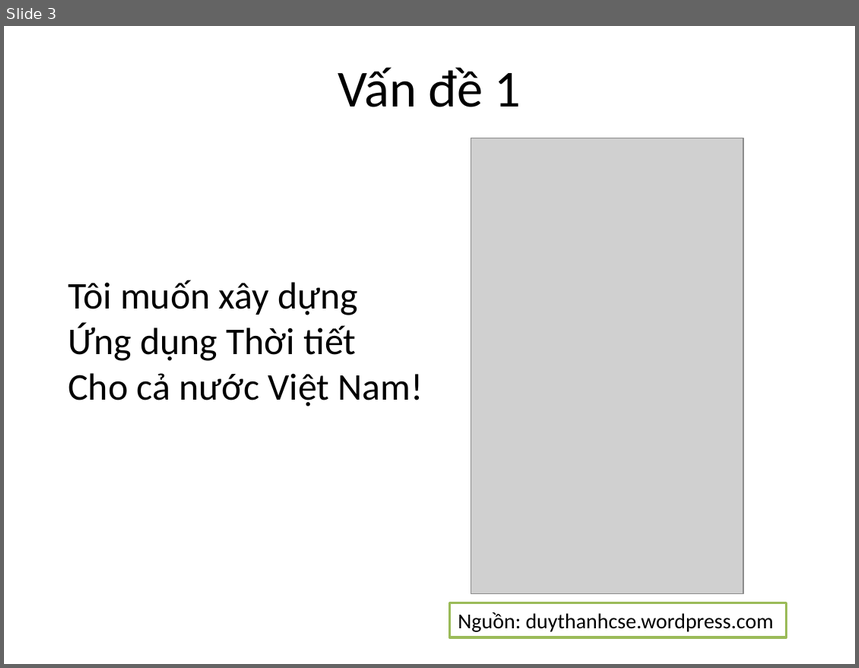
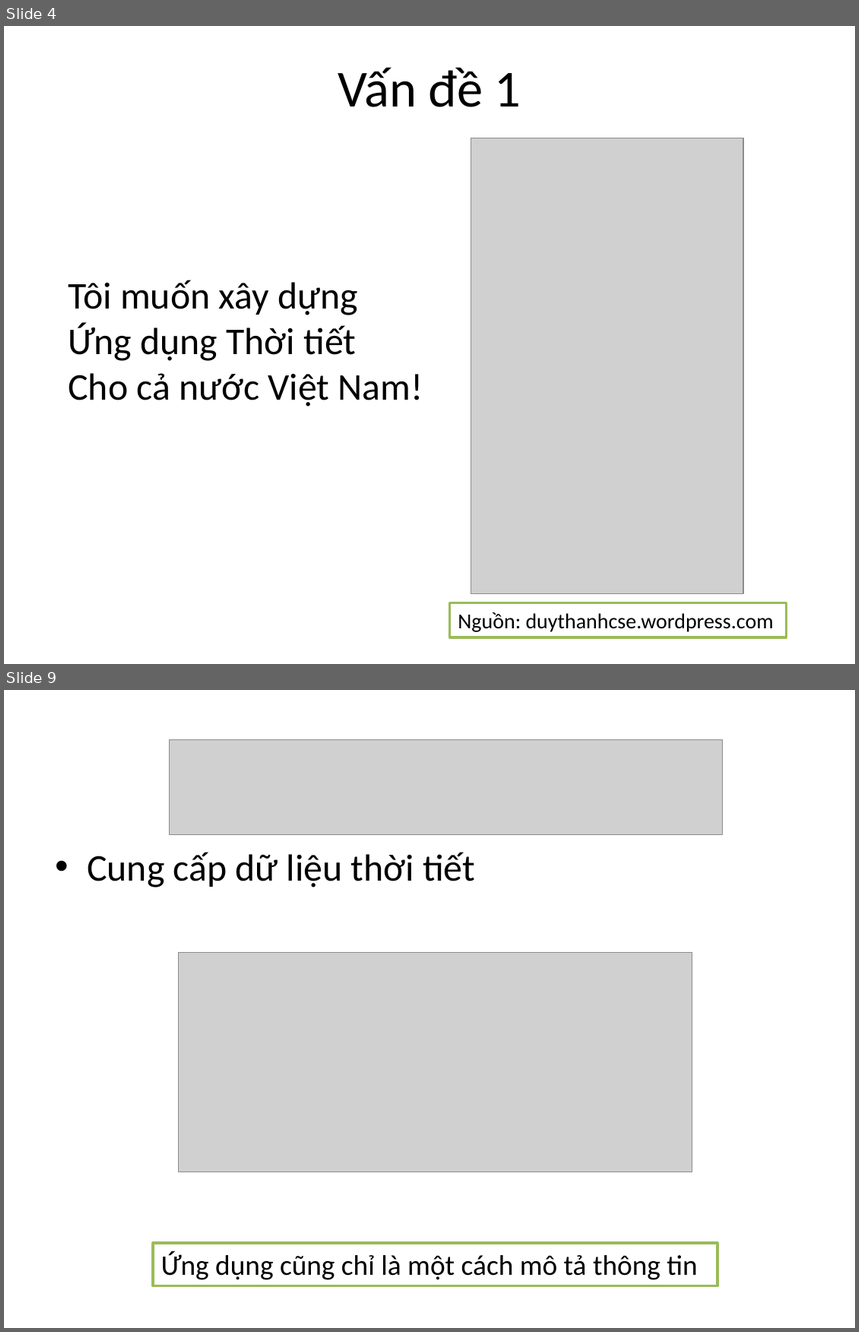
Before and after one commit to phithanh97cs/T3H, a slide deck: Other/Free/Làm web thật đơn giản với Web Service và Spring.pptx. Shown one above the other, each under a label of ours: slide 3 before the commit, slides 4 and 9 after it; the slides between them are not shown. The pictures are 859x668 and 859x1332 pixels, drawn with LibreOffice and Linux fonts; fonts in the diff are those of the drawing; grey boxes stand for pictures. Boxes give left, top, right and bottom in pixels: in the first picture for what was removed or moved away, otherwise in the second. Text is boxed around its words. In the diff, an @@ line names an element or a change of style, - is before the commit and + after.

```diff
--- a/Other/Free/Làm web thật đơn giản với Web Service và Spring.pptx
+++ b/Other/Free/Làm web thật đơn giản với Web Service và Spring.pptx
@@ slide 9 added at bbox=[4, 690, 855, 1328], background #FFFFFF @@
@@ picture added at bbox=[169, 739, 723, 834] @@
@@ text added at bbox=[87, 852, 475, 888], 32 pt, text #000000 @@
+• Cung cấp dữ liệu thời tiết
@@ picture added at bbox=[179, 952, 693, 1172] @@
@@ rectangle added at bbox=[153, 1243, 718, 1286], fill #FFFFFF, outline #9BBB59 2 pt, 24 pt, text #000000 @@
+Ứng dụng cũng chỉ là một cách mô tả thông tin
@@ what was slide 3 is now slide 4 @@
```
Also in this commit, not shown: 7 slides changed, 13 other slides added, 3 slides removed, 2 other files.
